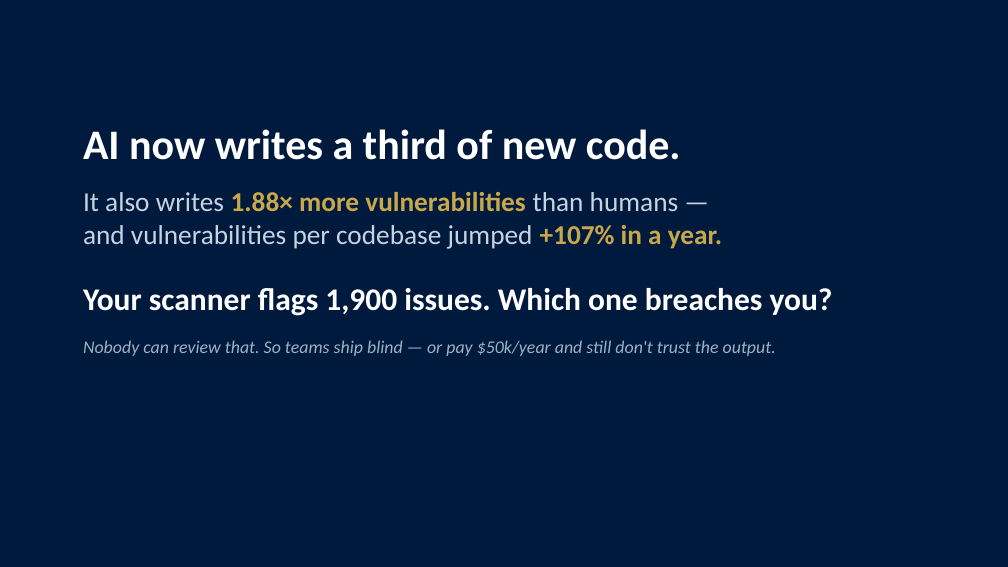
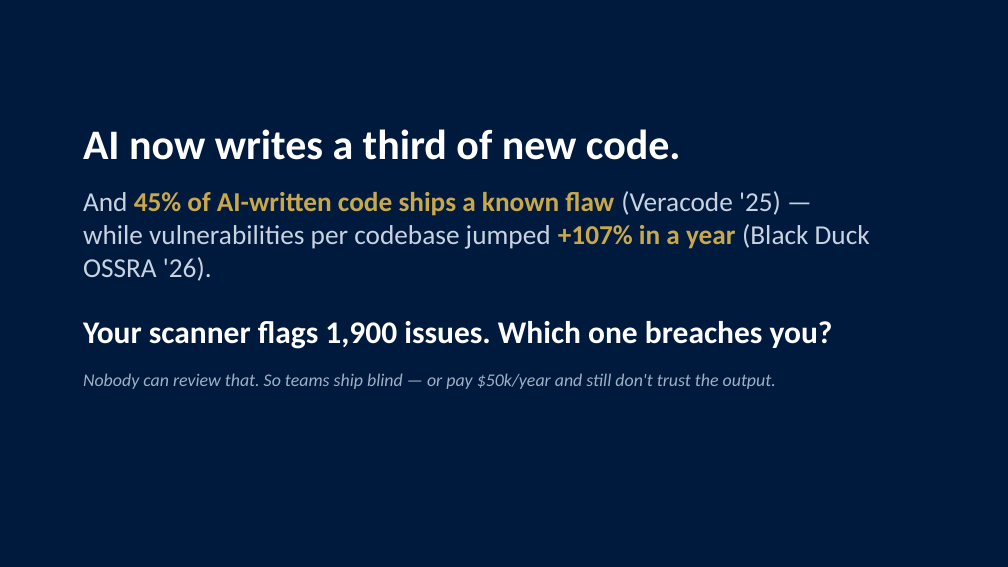
Before and after one commit to starredjaco/ACR-QA, a slide deck: slide 2 of docs/ACR-QA_Defense.odp. Drawn at 1008x567 pixels with LibreOffice and Linux fonts; fonts in the diff are those of the drawing. Boxes give left, top, right and bottom in pixels: in the first picture for what was removed or moved away, otherwise in the second. Text is boxed around its words. In the diff, an @@ line names an element or a change of style, - is before the commit and + after.

```diff
--- a/docs/ACR-QA_Defense.odp
+++ b/docs/ACR-QA_Defense.odp
@@ text at (83,191,870,281): text changed @@
-It also writes 1.88× more vulnerabilities than humans —
-and vulnerabilities per codebase jumped +107% in a year.
+And 45% of AI-written code ships a known flaw (Veracode '25) —
+while vulnerabilities per codebase jumped +107% in a year (Black Duck OSSRA '26).
```
Also in this commit, not shown: 3 other slides changed.
